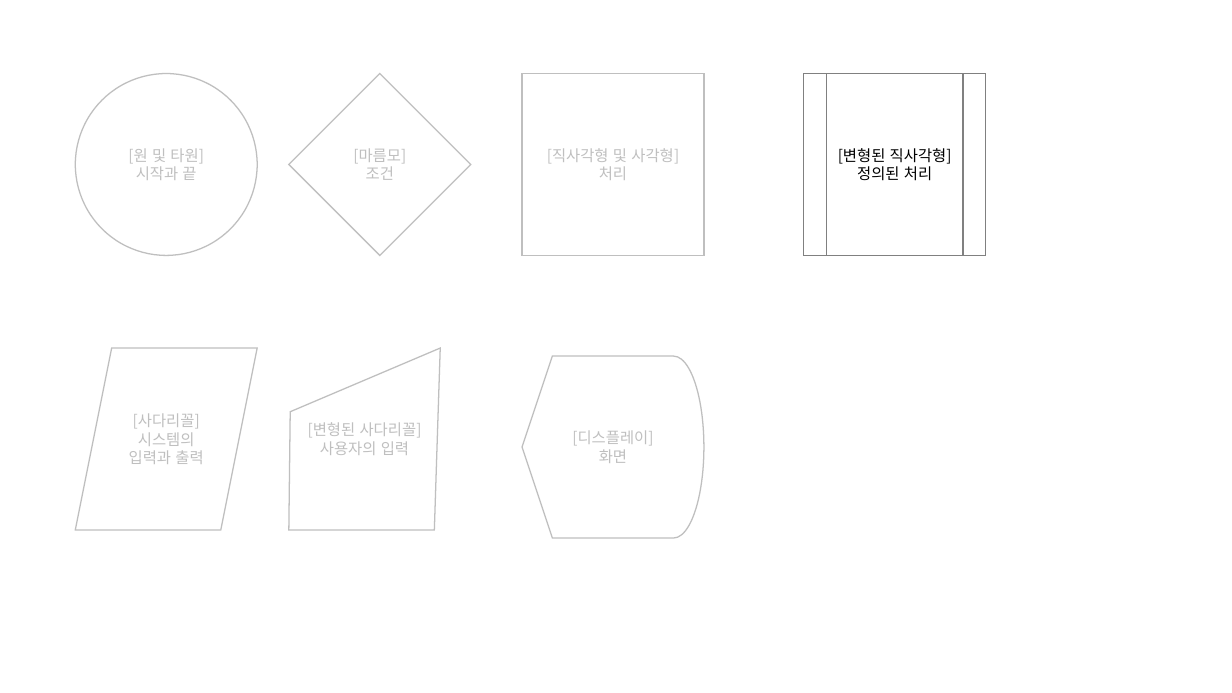
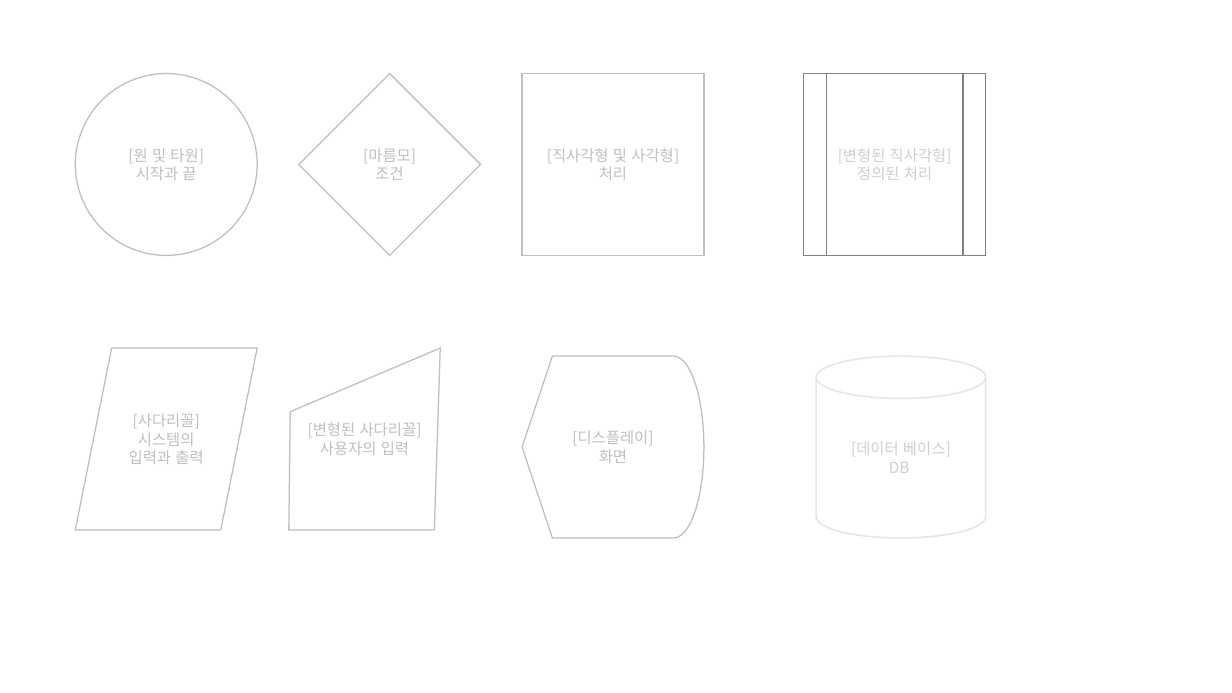
Before and after one commit to Parkjisoo00/ecommerce.saturn, a slide deck: slide 1 of resource/90.reference/[Saturn]프로세스 서비스/03.[예제]프로세스.pptx. Drawn at 1232x693 pixels with LibreOffice and Linux fonts; fonts in the diff are those of the drawing. Boxes give left, top, right and bottom in pixels: in the first picture for what was removed or moved away, otherwise in the second. Text is boxed around its words. In the diff, an @@ line names an element or a change of style, - is before the commit and + after.

```diff
--- a/resource/90.reference/[Saturn]프로세스 서비스/03.[예제]프로세스.pptx
+++ b/resource/90.reference/[Saturn]프로세스 서비스/03.[예제]프로세스.pptx
@@ diamond "[마름모]": place and size @@
-diamond "[마름모]" at [289,74,471,256]
+diamond "[마름모]" at [299,74,481,256]
@@ flow chart predefined process "[변형된 직사각형]" at [804,74,986,256]: text colour #000000 to #D0CECE @@
@@ cylinder added at [816,356,985,538], fill #FFFFFF, outline #E7E6E6 1.25 pt, 12 pt, text #D0CECE @@
+[데이터 베이스]
+DB
```
Also in this commit, not shown: 1 slide added.
